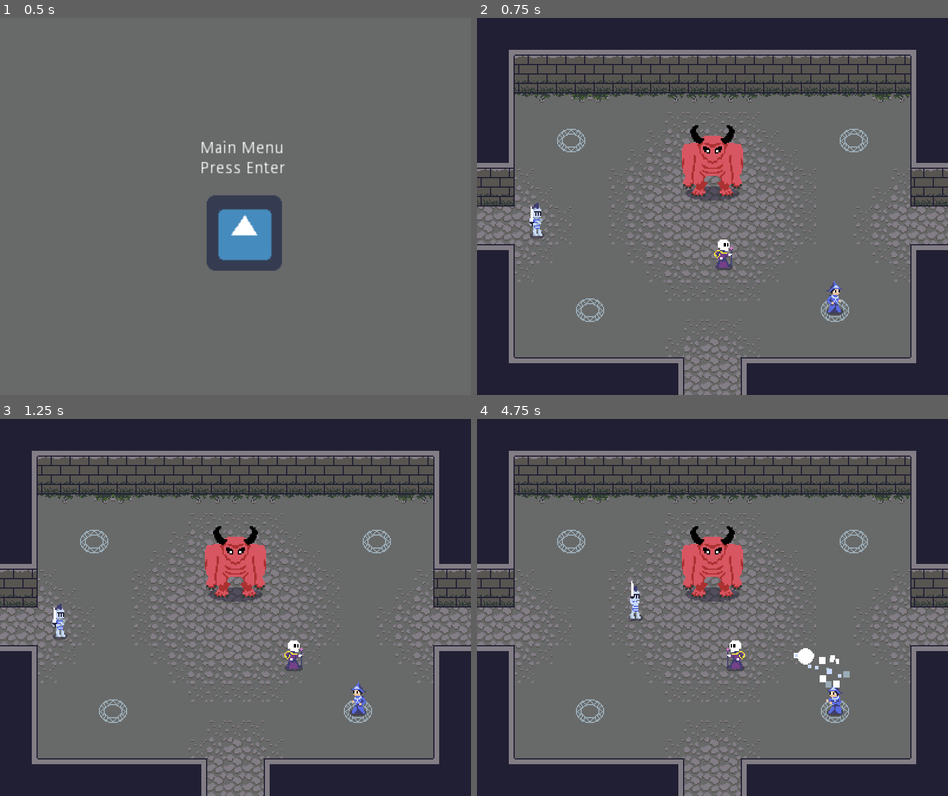
Above: before the commit, frames 1-4 (two rows, left to right).
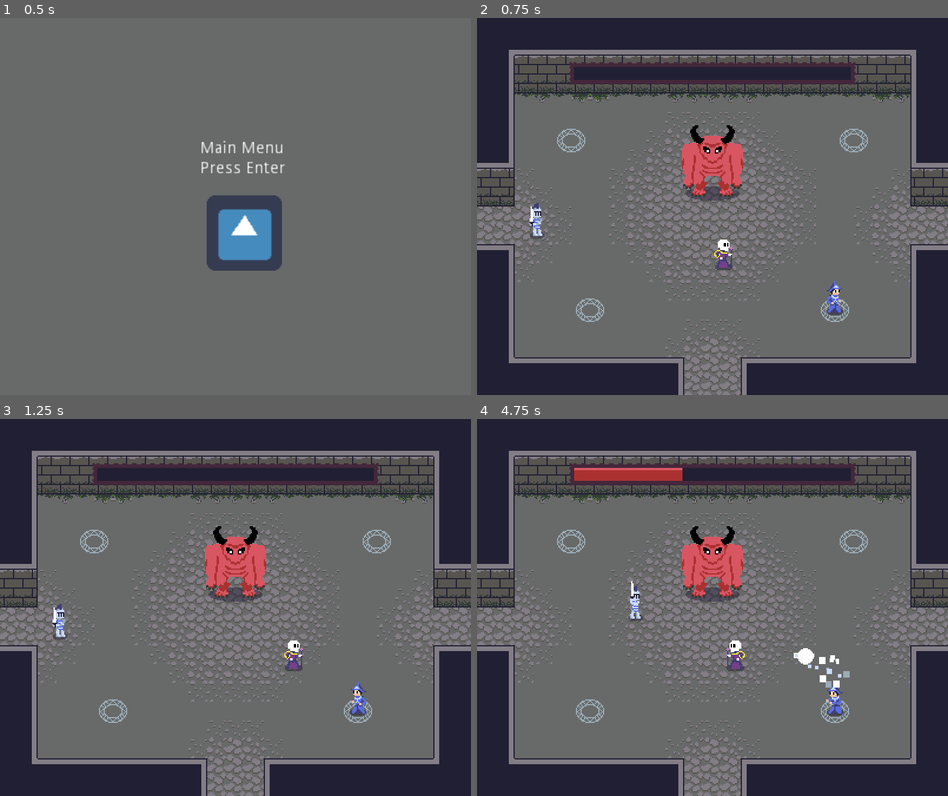
Above: after the commit, the same moments.

Repository: svntax/LD46-KeepItAlive
Game: Godot game, scene res://MainMenu/Main.tscn
Two runs of this game, one before a commit and one after it. Both use one fixed random seed, a clock stepped at 60 frames per second and the inputs below. The engine's default icon, where the game draws it, is replaced by a stand-in: a white triangle on a blue panel in a dark square.
Inputs (mouse positions are in pixels of both pictures, inside the frame that each line leads up to):
- Up to frame 1 (0.5 s): no input
- Up to frame 2 (0.75 s): tap Enter (ui_accept) at 0.5, 0.6 s; move the mouse to (816, 187) at 0.52 s; hold Right (MOVE_RIGHT) from 0.53 s (still down)
- Up to frame 3 (1.25 s): keep holding Right (MOVE_RIGHT); tap Enter (ui_accept) at 0.77, 1.07 s
- Up to frame 4 (4.75 s): move the mouse to (618, 626) at 1.27 s; release Right (MOVE_RIGHT) at 1.28 s; hold Down (MOVE_DOWN) 1.28-2.03 s; click (618, 626) at 1.35 s; tap Enter (ui_accept) at 1.52, 1.55, 1.82, 2.1, 3.02, 3.05, 3.32, 3.6, 3.77, 4.07, 4.52, 4.55 s; move the mouse to (759, 524) at 2.02 s; hold Right (MOVE_RIGHT) 2.03-2.78 s; move the mouse to (688, 682) at 2.77 s; hold Up (MOVE_UP) 2.78-3.53 s; click (688, 682) at 2.85 s; move the mouse to (853, 664) at 3.52 s; hold Left (MOVE_LEFT) from 3.53 s (still down); move the mouse to (571, 550) at 4.27 s; click (571, 550) at 4.35 s

Frame 1 is identical in both runs. In frame 2, 3.0% of the frame differs, in the area x 19-81%, y 11-18%; in frame 3, 3.0%; in frame 4, 3.1%.

Commit message:
Added progress bar with timer, and added gameplay song.

Diff:
--- a/Allies/Boss.gd
+++ b/Allies/Boss.gd
@@ -159,6 +159,7 @@
         # Damage and knockback only from non-reflected bullets
         if !body.is_reflected:
             damage()
+            SoundHandler.bulletHit.play()
             var push = body.global_position.direction_to(global_position).normalized() * BULLET_KNOCKBACK
             knockback(push.x, push.y)
         body.queue_free()
--- a/Audio/SoundHandler.gd
+++ b/Audio/SoundHandler.gd
@@ -5,3 +5,6 @@
 onready var bossSlam = $BossSlam
 onready var rumble = $Rumble
 onready var mageDeath = $MageDeath
+onready var bulletHit = $MageProjectileHit
+
+onready var gameplaySong1 = $GameSong1
--- a/Audio/SoundHandler.tscn
+++ b/Audio/SoundHandler.tscn
@@ -6,6 +6,8 @@
 [ext_resource path="res://Audio/Boss_Slam.wav" type="AudioStream" id=4]
 [ext_resource path="res://Audio/Rumble.wav" type="AudioStream" id=5]
 [ext_resource path="res://Audio/Mage_Death.wav" type="AudioStream" id=6]
+[ext_resource path="res://Audio/gameplay_song_1.ogg" type="AudioStream" id=7]
+[ext_resource path="res://Audio/Mage_Projectile_Hit.wav" type="AudioStream" id=8]
 
 [node name="SoundHandler" type="Node"]
 script = ExtResource( 1 )
@@ -28,3 +30,10 @@
 [node name="MageDeath" type="AudioStreamPlayer" parent="."]
 stream = ExtResource( 6 )
 volume_db = -8.0
+
+[node name="GameSong1" type="AudioStreamPlayer" parent="."]
+stream = ExtResource( 7 )
+
+[node name="MageProjectileHit" type="AudioStreamPlayer" parent="."]
+stream = ExtResource( 8 )
+volume_db = -8.0
--- a/Enemies/KnightEnemy.gd
+++ b/Enemies/KnightEnemy.gd
@@ -119,6 +119,7 @@
 func damage() -> void:
     health -= 1
     if health <= 0:
+        SoundHandler.mageDeath.play()
         queue_free()
 
 func _can_move() -> bool:
--- a/Enemies/KnightSpawner.gd
+++ b/Enemies/KnightSpawner.gd
@@ -31,7 +31,7 @@
 
 func get_enemies_per_minute_now() -> float:
     var difference = ENEMIES_PER_MINUTE_END - ENEMIES_PER_MINUTE_START
-    var progress = (OS.get_ticks_msec() - start_time) / GAME_DURATION_MILLIS
+    var progress = (OS.get_ticks_msec() - start_time) / Globals.GAME_DURATION_MILLIS
     return ENEMIES_PER_MINUTE_START + progress * difference;
 
 func _spawn_timer_finished():
--- a/Enemies/MageSpawner.gd
+++ b/Enemies/MageSpawner.gd
@@ -9,8 +9,6 @@
 onready var start_time = OS.get_ticks_msec()
 
 onready var game_root = get_tree().get_root().get_node("Gameplay")
-
-onready var GAME_DURATION_MILLIS = 8 * 60 * 1000 # 8 minutes
 
 onready var ENEMIES_PER_MINUTE_START = 3;
 onready var ENEMIES_PER_MINUTE_END = 8;
@@ -42,7 +40,7 @@
 
 func get_enemies_per_minute_now() -> float:
     var difference = ENEMIES_PER_MINUTE_END - ENEMIES_PER_MINUTE_START
-    var progress = (OS.get_ticks_msec() - start_time) / GAME_DURATION_MILLIS
+    var progress = (OS.get_ticks_msec() - start_time) / Globals.GAME_DURATION_MILLIS
     return ENEMIES_PER_MINUTE_START + progress * difference;
 
 
--- a/GameplayScene/Gameplay.gd
+++ b/GameplayScene/Gameplay.gd
@@ -5,7 +5,8 @@
 
 onready var screenshake_active = false
 
-onready var GAME_DURATION_MILLIS = 8 * 60 * 1000 # 8 minutes
+func _ready():
+    SoundHandler.gameplaySong1.play()
 
 # Used to add entities that need to be y-sorted, like enemies
 func add_entity(entity) -> void:
--- a/GameplayScene/Gameplay.tscn
+++ b/GameplayScene/Gameplay.tscn
@@ -8,6 +8,7 @@
 [ext_resource path="res://Allies/Boss.tscn" type="PackedScene" id=6]
 [ext_resource path="res://Enemies/MageSpawner.tscn" type="PackedScene" id=7]
 [ext_resource path="res://Enemies/MageEnemy.tscn" type="PackedScene" id=8]
+[ext_resource path="res://UI/ProgressUI.tscn" type="PackedScene" id=9]
 
 [sub_resource type="RectangleShape2D" id=1]
 extents = Vector2( 24, 16 )
@@ -215,3 +216,25 @@
 [node name="Camera2D" type="Camera2D" parent="."]
 anchor_mode = 0
 current = true
+
+[node name="UI" type="Node2D" parent="."]
+z_index = 30
+__meta__ = {
+"_edit_lock_": true
+}
+
+[node name="ProgressUI" parent="UI" instance=ExtResource( 9 )]
+margin_left = 72.0
+margin_top = 31.0
+margin_right = 72.0
+margin_bottom = 31.0
+
+[node name="CanvasLayer" type="CanvasLayer" parent="."]
+
+[node name="CenterContainer" type="CenterContainer" parent="CanvasLayer"]
+margin_right = 400.0
+margin_bottom = 64.0
+rect_min_size = Vector2( 400, 64 )
+__meta__ = {
+"_edit_use_anchors_": false
+}
--- /dev/null
+++ b/Globals.gd
@@ -0,0 +1,5 @@
+extends Node
+
+# 8 minutes
+const GAME_DURATION_SECONDS = 10 #8 * 60
+const GAME_DURATION_MILLIS = 8 * 60 * 1000 # 8 minutes
--- /dev/null
+++ b/UI/ProgressUI.gd
@@ -0,0 +1,25 @@
+extends Control
+
+onready var game_root = get_tree().get_root().get_node("Gameplay")
+
+onready var progress_bar = $ProgressBar
+onready var progress_timer = $ProgressTimer
+
+onready var time_elapsed = 0.0
+
+func _ready():
+    progress_bar.set_value(0)
+    progress_timer.start()
+
+func update_progress_bar() -> void:
+    var value = floor(100 * time_elapsed / Globals.GAME_DURATION_SECONDS)
+    progress_bar.set_value(value)
+
+    if progress_bar.get_value() >= 100:
+        progress_timer.stop()
+        # Game win
+        print("game win")
+
+func _on_ProgressTimer_timeout():
+    time_elapsed += 1
+    update_progress_bar()
--- /dev/null
+++ b/UI/ProgressUI.tscn
@@ -0,0 +1,44 @@
+[gd_scene load_steps=4 format=2]
+
+[ext_resource path="res://UI/progress_bar.png" type="Texture" id=1]
+[ext_resource path="res://UI/progress_bar_center.png" type="Texture" id=2]
+[ext_resource path="res://UI/ProgressUI.gd" type="Script" id=3]
+
+[node name="ProgressUI" type="Control"]
+script = ExtResource( 3 )
+__meta__ = {
+"_edit_use_anchors_": false
+}
+
+[node name="Border" type="NinePatchRect" parent="."]
+margin_right = 256.0
+margin_bottom = 32.0
+rect_min_size = Vector2( 128, 32 )
+texture = ExtResource( 1 )
+patch_margin_left = 16
+patch_margin_top = 16
+patch_margin_right = 16
+patch_margin_bottom = 16
+axis_stretch_horizontal = 2
+axis_stretch_vertical = 2
+__meta__ = {
+"_edit_use_anchors_": false
+}
+
+[node name="ProgressBar" type="TextureProgress" parent="."]
+margin_right = 256.0
+margin_bottom = 32.0
+rect_min_size = Vector2( 128, 32 )
+value = 75.0
+texture_progress = ExtResource( 2 )
+nine_patch_stretch = true
+stretch_margin_left = 16
+stretch_margin_top = 16
+stretch_margin_right = 16
+stretch_margin_bottom = 16
+__meta__ = {
+"_edit_use_anchors_": false
+}
+
+[node name="ProgressTimer" type="Timer" parent="."]
+[connection signal="timeout" from="ProgressTimer" to="." method="_on_ProgressTimer_timeout"]
--- a/project.godot
+++ b/project.godot
@@ -22,6 +22,7 @@
 [autoload]
 
 SoundHandler="*res://Audio/SoundHandler.tscn"
+Globals="*res://Globals.gd"
 
 [display]
 
Not shown: 1 places in Audio/SoundHandler.tscn that only renumber resources
Not shown, added: Audio/gameplay_song_1.ogg.import
Not shown: 1 places in GameplayScene/Gameplay.tscn that only renumber resources
Binary file added: UI/progress_bar.png
Not shown, added: UI/progress_bar.png.import
Binary file added: UI/progress_bar_center.png
Not shown, added: UI/progress_bar_center.png.import
Not shown, added: Audio/gameplay_song_1.ogg
